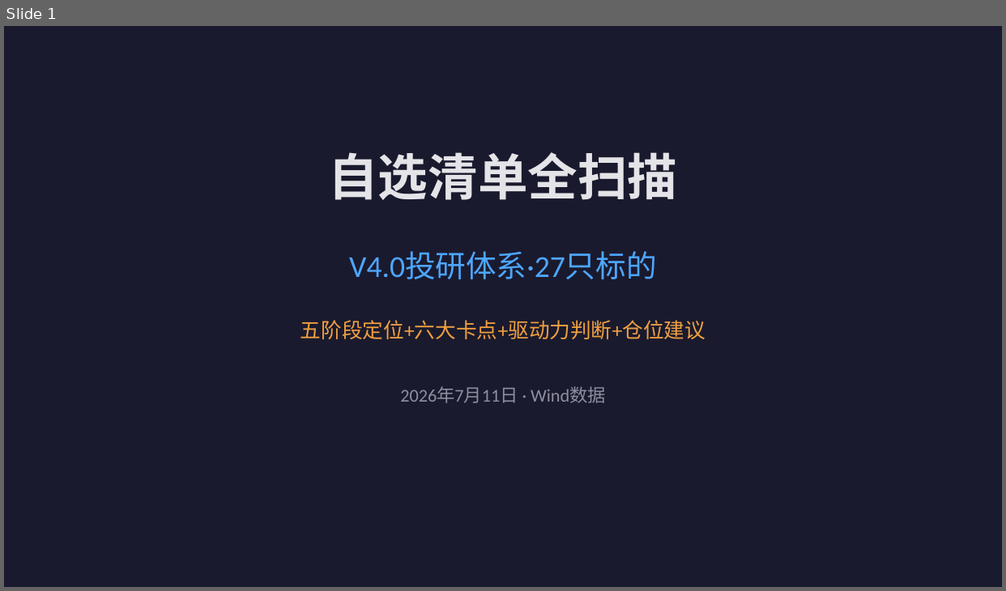
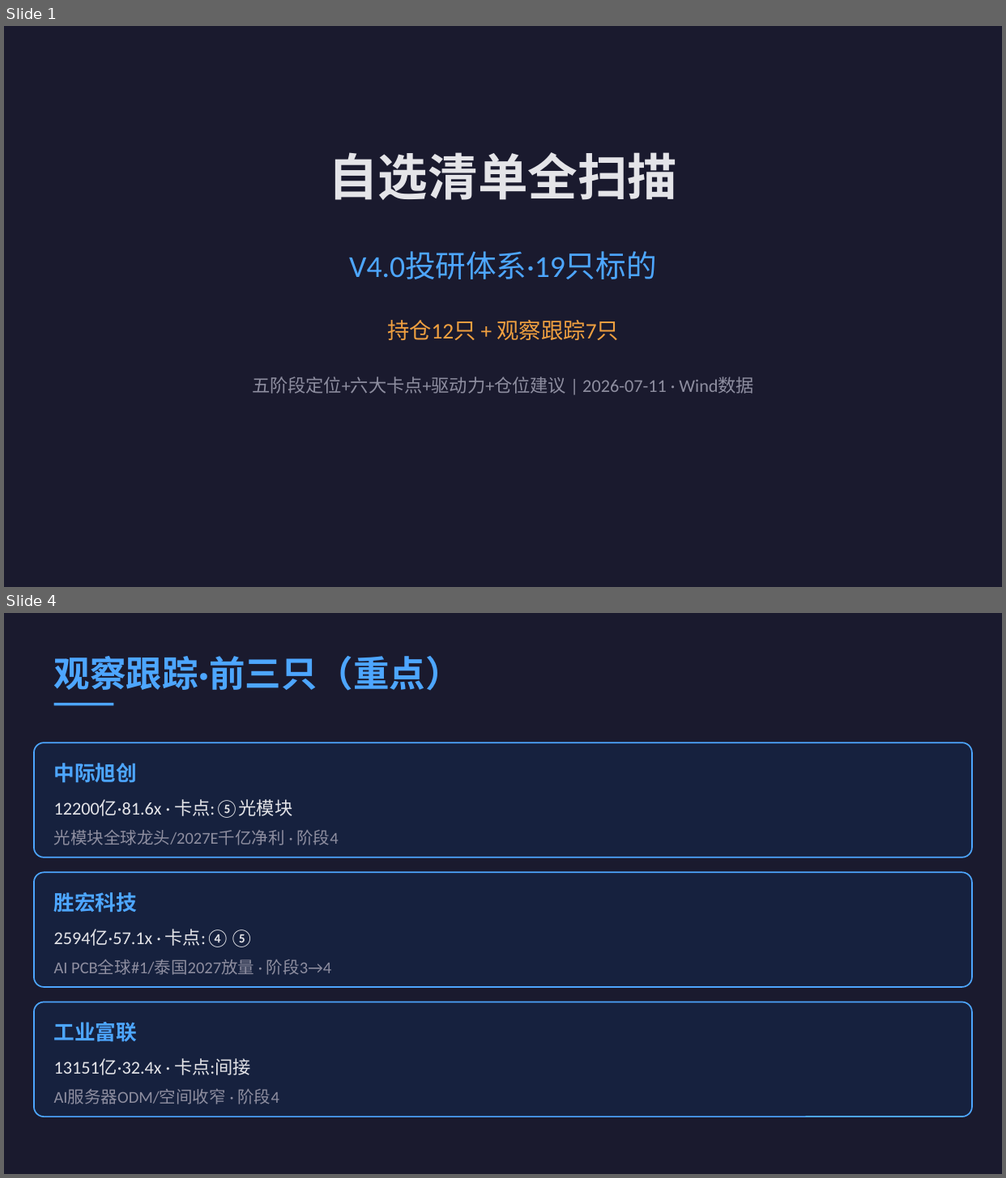
Before and after one commit to LaoPan2026/laopan-reports, a slide deck: reports/2026-07-11/full-portfolio-scan_2026-07-11.pptx. Shown one above the other, each under a label of ours: slide 1 before the commit, slides 1 and 4 after it; the slides between them are not shown. The pictures are 1006x591 and 1006x1178 pixels, drawn with LibreOffice and Linux fonts; fonts in the diff are those of the drawing. Boxes give left, top, right and bottom in pixels: in the first picture for what was removed or moved away, otherwise in the second. Text is boxed around its words. In the diff, an @@ line names an element or a change of style, - is before the commit and + after.

Commit message:
fix: 自选清单全扫描·19只标的（持仓12+观察7）

```diff
--- a/reports/2026-07-11/full-portfolio-scan_2026-07-11.pptx
+++ b/reports/2026-07-11/full-portfolio-scan_2026-07-11.pptx
@@ slide 4 added at bbox=[4, 613, 1002, 1174], background #1A1A2E @@
@@ text added at bbox=[54, 656, 462, 691], 26 pt, text #4DA6FF, bold @@
+观察跟踪·前三只（重点）
@@ rectangle added at bbox=[54, 703, 114, 706], fill #4DA6FF @@
@@ rounded rectangle added at bbox=[34, 743, 972, 858], fill #16213E, outline #4DA6FF 1 pt @@
@@ text added at bbox=[54, 763, 138, 783], 15 pt, text #4DA6FF, bold @@
+中际旭创
@@ text added at bbox=[54, 799, 292, 818], 13 pt, text #E4E4E8 @@
+12200亿·81.6x · 卡点:⑤光模块
@@ text added at bbox=[54, 830, 338, 845], 12 pt, text #8E8EA0 @@
+光模块全球龙头/2027E千亿净利 · 阶段4
@@ rounded rectangle added at bbox=[34, 872, 972, 987], fill #16213E, outline #4DA6FF 1 pt @@
@@ text added at bbox=[54, 892, 138, 913], 15 pt, text #4DA6FF, bold @@
+胜宏科技
@@ text added at bbox=[54, 929, 253, 948], 13 pt, text #E4E4E8 @@
+2594亿·57.1x · 卡点:④⑤
@@ text added at bbox=[54, 960, 331, 975], 12 pt, text #8E8EA0 @@
+AI PCB全球#1/泰国2027放量 · 阶段3→4
@@ rounded rectangle added at bbox=[34, 1002, 972, 1117], fill #16213E, outline #4DA6FF 1 pt @@
@@ text added at bbox=[54, 1022, 138, 1042], 15 pt, text #4DA6FF, bold @@
+工业富联
@@ text added at bbox=[54, 1059, 251, 1076], 13 pt, text #E4E4E8 @@
+13151亿·32.4x · 卡点:间接
@@ text added at bbox=[54, 1089, 279, 1105], 12 pt, text #8E8EA0 @@
+AI服务器ODM/空间收窄 · 阶段4
@@ slide 1 changed as well @@
@@ text at bbox=[349, 252, 657, 280]: text changed @@
-V4.0投研体系·27只标的
+V4.0投研体系·19只标的
@@ text at bbox=[387, 320, 619, 340]: text changed; size 15 to 16 pt @@
-五阶段定位+六大卡点+驱动力判断+仓位建议
+持仓12只 + 观察跟踪7只
@@ text at bbox=[252, 377, 753, 394]: text changed @@
-2026年7月11日 · Wind数据
+五阶段定位+六大卡点+驱动力+仓位建议 | 2026-07-11 · Wind数据
```
Also in this commit, not shown: 6 other slides changed, 1 slide removed, 1 other file.
